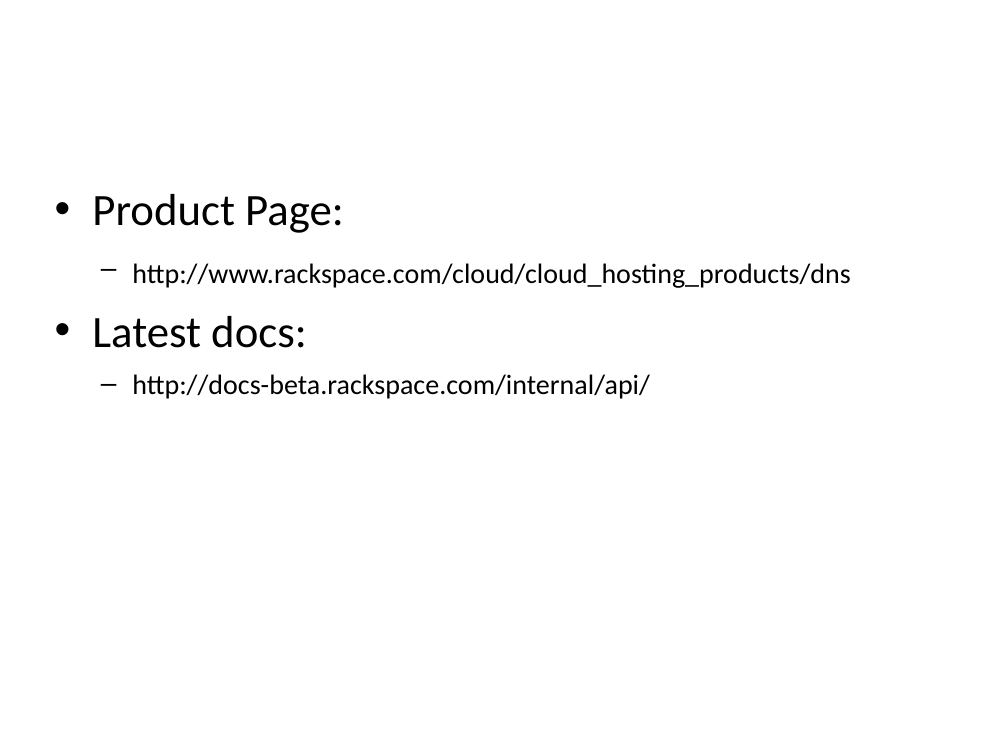
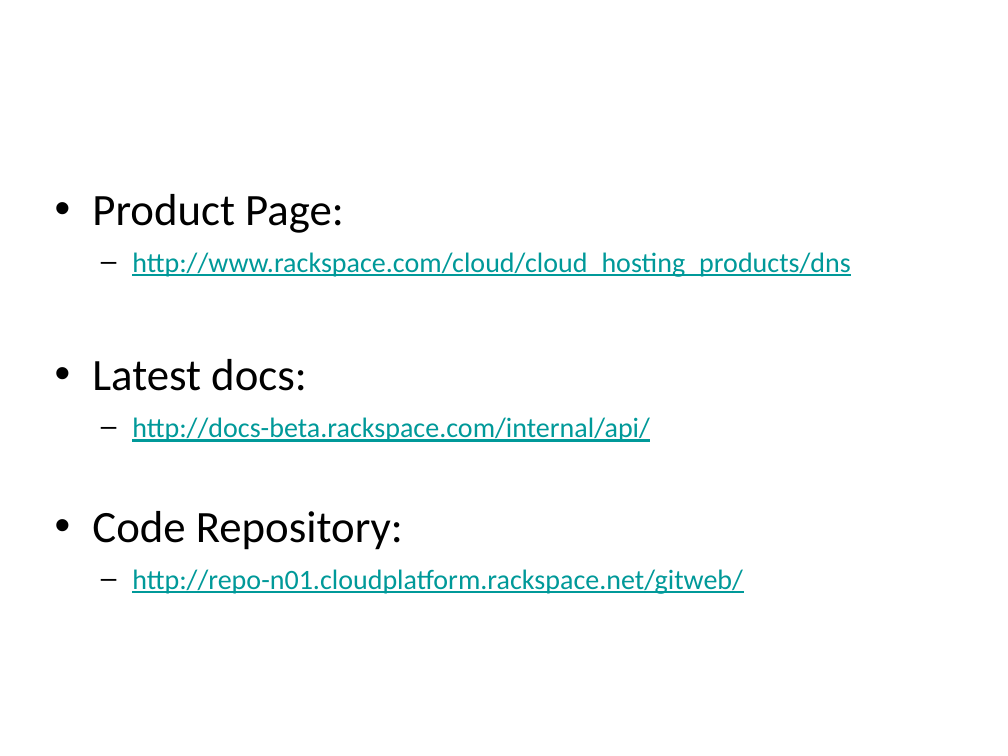
Before and after one commit to rackerlabs/docs-cloud-dns, a slide deck: slide 3 of techtalk/CloudDNS-TechTalk-8-References.pptx (slide 13 before the commit). Drawn at 1008x756 pixels with LibreOffice and Linux fonts; fonts in the diff are those of the drawing; background and template pictures are left out. Boxes give left, top, right and bottom in pixels: in the first picture for what was removed or moved away, otherwise in the second. Text is boxed around its words. In the diff, an @@ line names an element or a change of style, - is before the commit and + after.

Commit message:
1st cut

```diff
--- a/techtalk/CloudDNS-TechTalk-8-References.pptx
+++ b/techtalk/CloudDNS-TechTalk-8-References.pptx
@@ text at (132, 252, 851, 442): text colour #000000 to #009999, underline on in "http://www.rackspace.com/cloud/cloud_hosting_products/dns", "http://docs-beta.rackspace.com/internal/api/" @@
@@ text at (92, 511, 743, 594): paragraphs added @@
+• Code Repository:
+  – http://repo-n01.cloudplatform.rackspace.net/gitweb/
```
Also in this commit, not shown: 10 slides removed.
